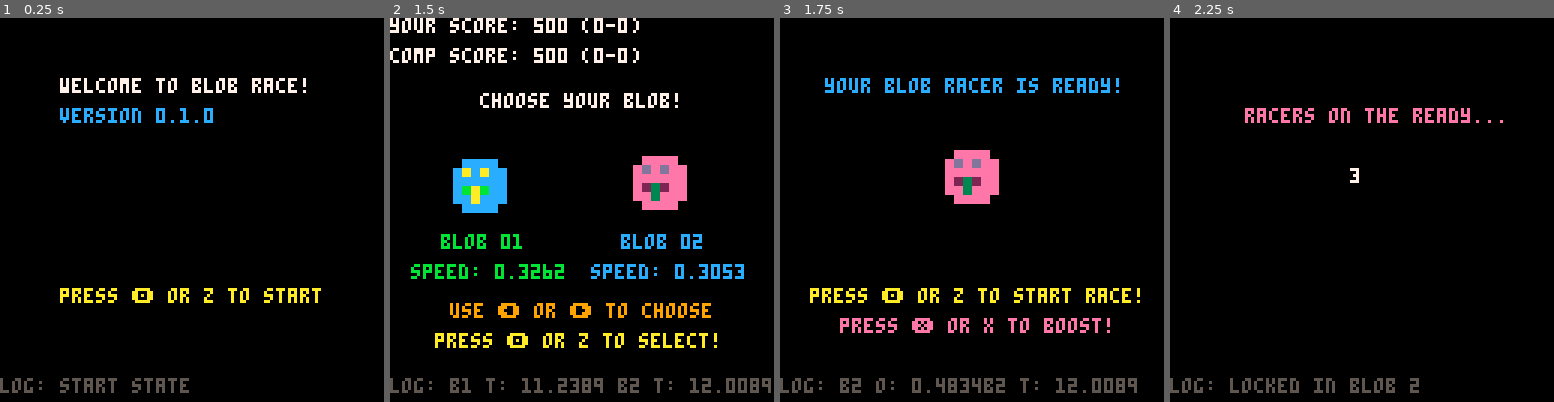
Above: before the commit, frames 1-4 (left to right).
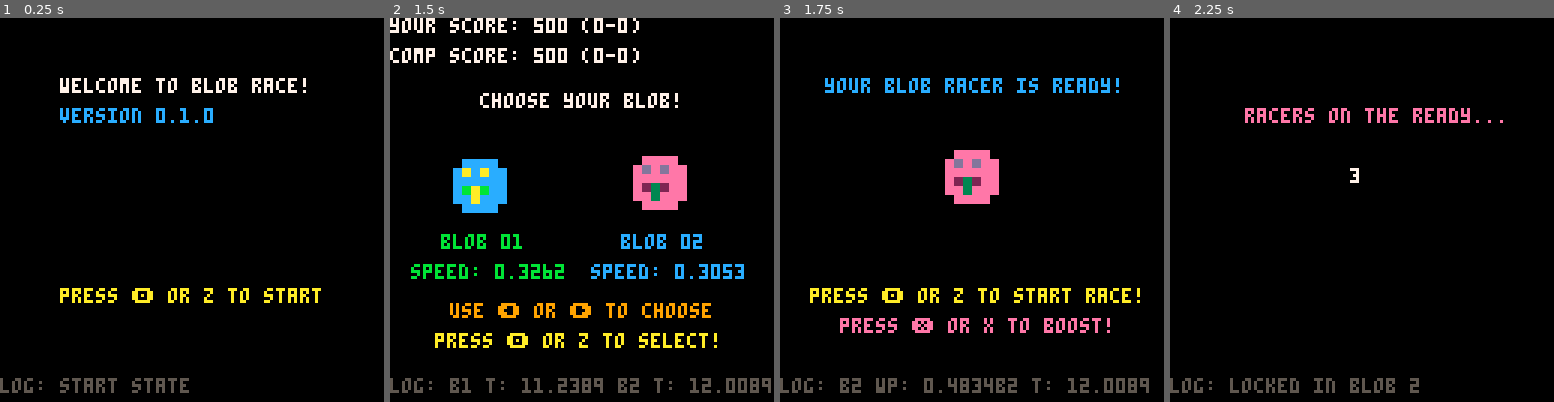
Above: after the commit, the same moments.

Repository: geopet/formula-blob
Game: PICO-8 cartridge blob_race.p8
Same seed, same stepped clock (60 frames per second), same inputs: the game is played once before the commit and once after it.
Inputs:
- Up to frame 1 (0.25 s): no input
- Up to frame 2 (1.5 s): tap X (X key) at 0.33, 1.07 s; tap O (Z key) at 0.7 s
- Up to frame 3 (1.75 s): hold Right from 1.6 s (still down); tap O (Z key) at 1.7 s
- Up to frame 4 (2.25 s): tap X (X key) at 1.85 s; release Right at 2.1 s; tap O (Z key) at 2.1 s

Frames 1-2 are identical in both runs. In frame 3, 0.9% of the frame differs, in the area x 25-97%, y 93-98%; in frame 4, nothing differs.

Commit message:
refactor(win probability): change vars
Just a quick cleanup of the variables being used in the win probability
table.

Diff:
--- a/blob_race.p8
+++ b/blob_race.p8
@@ -41,7 +41,7 @@
         opponent_losses = nil
     }
 
-    -- race odds
+    -- race win probablity variables
     win_probability = {
         start_line = 10,
         finish_line = 120,
@@ -49,8 +49,8 @@
         total_speed = nil,
         blob1_expected_time = nil,
         blob2_expected_time = nil,
-        blob1_odds = nil,
-        blob2_odds = nil
+        blob1 = nil,
+        blob2 = nil
     }
 
     boost_meter = {
@@ -115,11 +115,11 @@
         if (btnp(0)) then -- left blob (1)
             selected_blob = 1
             sfx(0)
-            log_msg = "b1 o: " .. win_probability.blob1_odds .. "b1 t: " .. win_probability.blob1_expected_time
+            log_msg = "b1 wp: " .. win_probability.blob1 .. "b1 t: " .. win_probability.blob1_expected_time
         elseif (btnp(1)) then -- right blob (2)
             selected_blob = 2
             sfx(0)
-            log_msg = "b2 o: " .. win_probability.blob2_odds .. "b2 t: " .. win_probability.blob2_expected_time
+            log_msg = "b2 wp: " .. win_probability.blob2 .. "b2 t: " .. win_probability.blob2_expected_time
         elseif (btnp(4)) then
             if selected_blob != 0 then
                 sfx(1)
@@ -347,8 +347,8 @@
     win_probability.track_length = win_probability.finish_line - win_probability.start_line
     win_probability.blob1_expected_time = (win_probability.track_length/blob1_speed)/30
     win_probability.blob2_expected_time = (win_probability.track_length/blob2_speed)/30
-    win_probability.blob1_odds = blob1_speed/win_probability.total_speed
-    win_probability.blob2_odds = blob2_speed/win_probability.total_speed
+    win_probability.blob1 = blob1_speed/win_probability.total_speed
+    win_probability.blob2 = blob2_speed/win_probability.total_speed
 end
 
 function set_fastest_blob(blob1_speed, blob2_speed)
